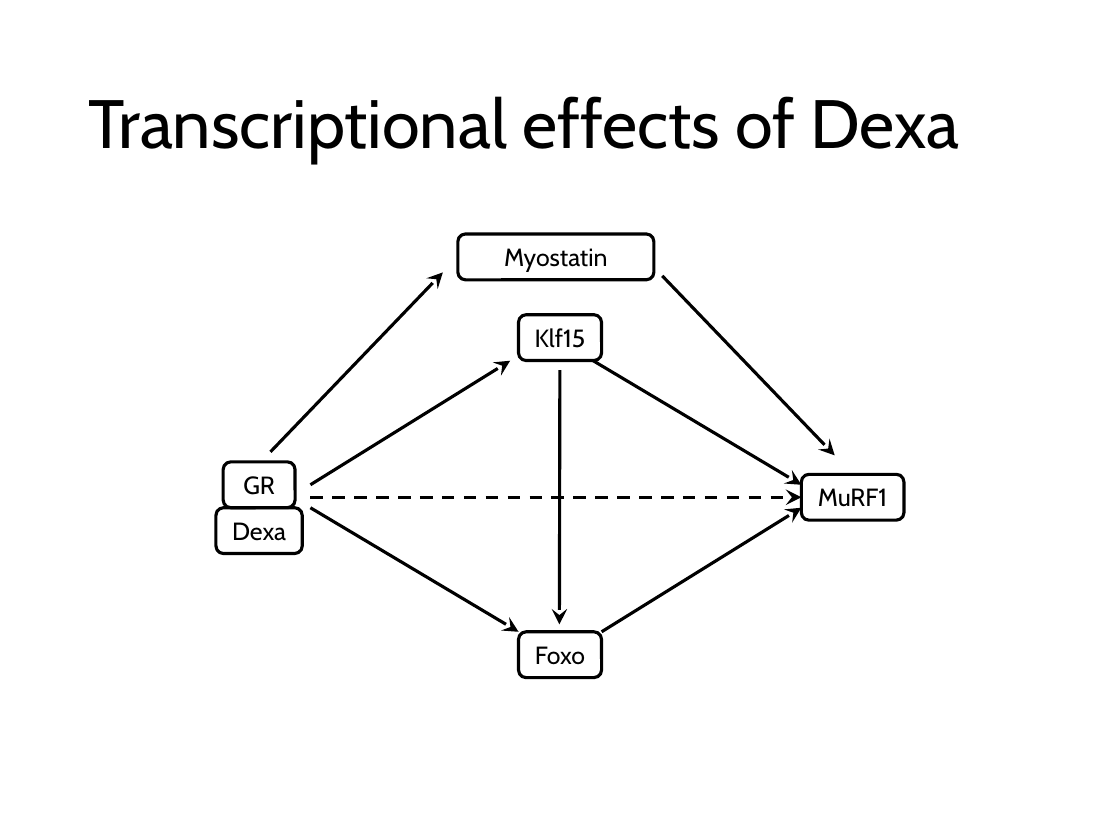
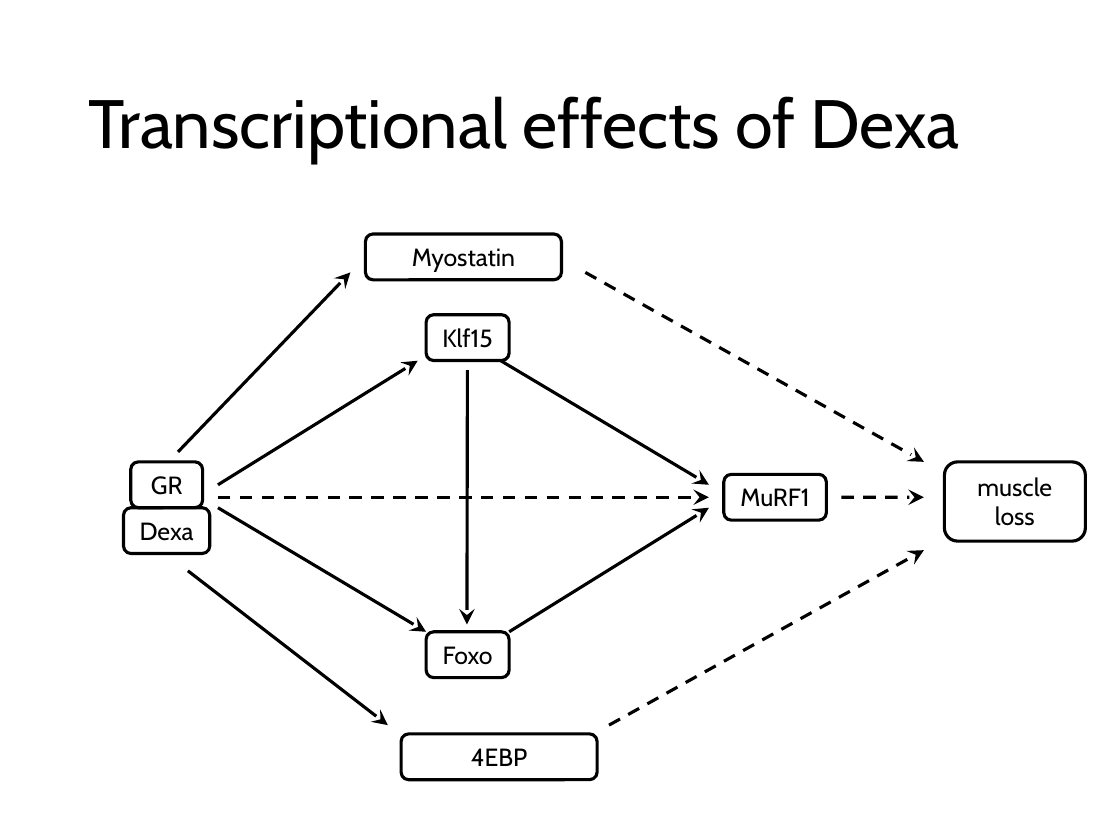
Before and after one commit to nvalexander/dissertation, a slide deck: slide 35 of defense.pptx. Drawn at 1120x840 pixels with LibreOffice and Linux fonts; fonts in the diff are those of the drawing. Boxes give left, top, right and bottom in pixels: in the first picture for what was removed or moved away, otherwise in the second. Text is boxed around its words. In the diff, an @@ line names an element or a change of style, - is before the commit and + after.

```diff
--- a/defense.pptx
+++ b/defense.pptx
@@ arrow moved from (662, 276) - (834, 456) to (586, 272) - (924, 461) @@
@@ arrow (586, 272) - (924, 461): stroke #000000 2 pt to #000000 2 pt dashed @@
@@ 6 arrows, 1 rounded rectangle moved together from (x1=223, y1=272, x2=802, y2=632) to (x1=131, y1=272, x2=709, y2=632) @@
@@ 4 rounded rectangles, 1 arrow moved together from (x1=216, y1=234, x2=802, y2=678) to (x1=123, y1=234, x2=709, y2=678) @@
@@ rounded rectangle "MuRF1" moved from (x1=802, y1=475, x2=905, y2=521) to (x1=724, y1=475, x2=827, y2=521) @@
@@ rounded rectangle added at (x1=944, y1=461, x2=1085, y2=541), outline #000000 2 pt, 16 pt, text #000000 @@
+muscle
+loss
@@ arrow added from (841, 497) to (924, 497), #000000 2 pt dashed @@
@@ arrow added from (609, 725) to (924, 550), #000000 2 pt dashed @@
@@ arrow added from (188, 571) to (388, 725), #000000 2 pt @@
@@ rounded rectangle added at (x1=401, y1=734, x2=597, y2=780), outline #000000 2 pt, 16 pt, text #000000 @@
+4EBP
```
Also in this commit, not shown: 3 other slides changed.
